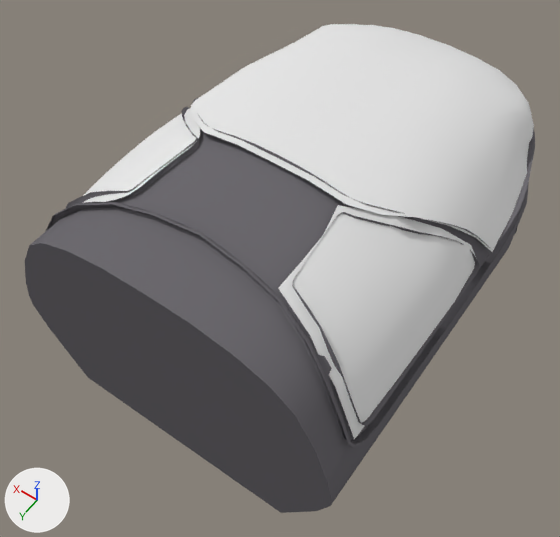
Renders of the Blender file Models/cockpit.blend from each side of a commit.
Camera for both pictures: a camera (50 mm lens) standing at (-0.91, -0.38, 1.63) and looking at (0.04, -1.72, -0.46). The lights are fixed; the arrows at lower left show +X, +Y and +Z.

The older version as bpy lines, for what is in view:
```python
me_canopy = bpy.data.meshes.new('canopy')
me_canopy.from_pydata(...)  # 362 vertices, 300 faces; spans x 0.0..0.57, y -0.45..1.3, z -0.05..0.44
me_canopy.polygons.foreach_set('use_smooth', [True] * 300)
me_canopy.materials.append(mat_microtexture_plastic)  # grey #6d6a6f
me_inside_windshield = bpy.data.meshes.new('inside windshield')
me_inside_windshield.from_pydata(...)  # 52 vertices, 40 faces; spans x 0.0..0.568, y -0.431..0.871, z -0.041..0.433
me_inside_windshield.polygons.foreach_set('use_smooth', [True] * 40)
me_inside_windshield.materials.append(mat_placeholder_glass)  # white #e7e7e7
me_side_window = bpy.data.meshes.new('side window')
me_side_window.from_pydata(...)  # 24 vertices, 15 faces; spans x 0.224..0.564, y 0.567..1.279, z 0.075..0.413
me_side_window.polygons.foreach_set('use_smooth', [True] * 15)
me_side_window.materials.append(mat_placeholder_glass)  # white #e7e7e7
ob_canopy = bpy.data.objects.new('canopy', me_canopy)
ob_canopy.location = (0.0, -2.5, -0.3)
_m = ob_canopy.modifiers.new('Mirror', 'MIRROR')
ob_inside_windshield = bpy.data.objects.new('inside windshield', me_inside_windshield)
ob_inside_windshield.location = (0.0, -2.5, -0.3)
_m = ob_inside_windshield.modifiers.new('Mirror', 'MIRROR')
ob_left_window = bpy.data.objects.new('left window', me_side_window)
ob_left_window.location = (0.0, -2.5, -0.3)
_m = ob_left_window.modifiers.new('Subsurf', 'SUBSURF')
_m.levels = 2
ob_right_window = bpy.data.objects.new('right window', me_side_window)
ob_right_window.location = (0.0, -2.5, -0.3)
ob_right_window.scale = (-1.0, 1.0, 1.0)
# also in view: 'walls' at (0.0, -2.03, -0.29)
```
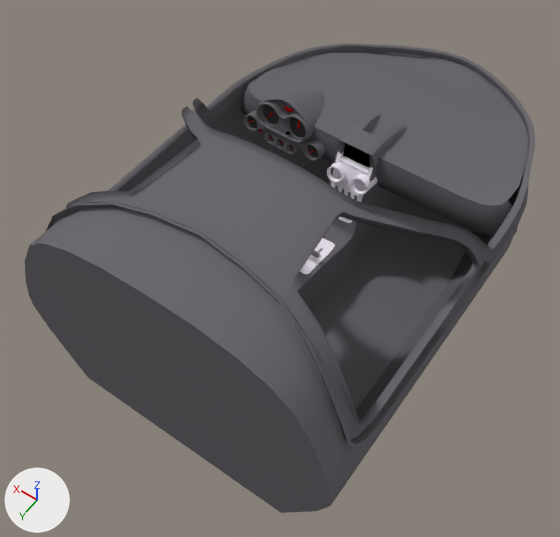
Pixel boxes (x1, y1, x2, y2) of what changed, in the pictures (560 x 537 px):
'inside windshield', hidden: before (191, 24, 534, 252)
'right window', hidden: before (278, 205, 477, 439)
'left window', hidden: before (82, 108, 200, 203)
'attitude ball', added: after (284, 102, 292, 112)
'dashboard', unchanged, uncovered by the edit: after (241, 53, 528, 238)
'middle console', unchanged, uncovered by the edit: after (293, 150, 398, 312)
'instrument cluster', unchanged, uncovered by the edit: after (244, 89, 325, 161)
'center console', unchanged, uncovered by the edit: after (300, 151, 378, 275)

Patch to the scene script:
```diff
--- a/Models/cockpit.blend.py
+++ b/Models/cockpit.blend.py
@@ me_attitude_ball @@
+me_attitude_ball.from_pydata(...)  # 482 vertices, 512 faces; spans x -0.0253..0.0253, y -0.0253..0.0253, z -0.0253..0.0253
+me_attitude_ball.polygons.foreach_set('use_smooth', [True] * 512)
+# faces by material slot: [256, 256]
+me_attitude_ball.materials.append(mat_needle)  # red #ff0000
+me_attitude_ball.materials.append(mat_dark_plastic)  # dark grey #6a676c
@@ ob_right_window @@
 ob_right_window.scale = (-1.0, 1.0, 1.0)
+ob_right_window.hide_set(True)  # its collection is switched off
@@ ob_left_window @@
 _m = ob_left_window.modifiers.new('Subsurf', 'SUBSURF')
 _m.levels = 2
+ob_left_window.hide_set(True)  # its collection is switched off
@@ ob_inside_windshield @@
 _m = ob_inside_windshield.modifiers.new('Mirror', 'MIRROR')
+ob_inside_windshield.hide_set(True)  # its collection is switched off
@@ ob_attitude_ball @@
+ob_attitude_ball = bpy.data.objects.new('attitude ball', me_attitude_ball)
+ob_attitude_ball.parent = ob_instrument_translation
+ob_attitude_ball.matrix_parent_inverse = Matrix(((1.0, 0.0, 0.0, -0.3), (0.0, 1.0, 0.0, 2.1), (0.0, 0.0, 1.0, 0.212), (0.0, 0.0, 0.0, 1.0)))
+ob_attitude_ball.location = (0.3, -2.145, -0.163)
```
